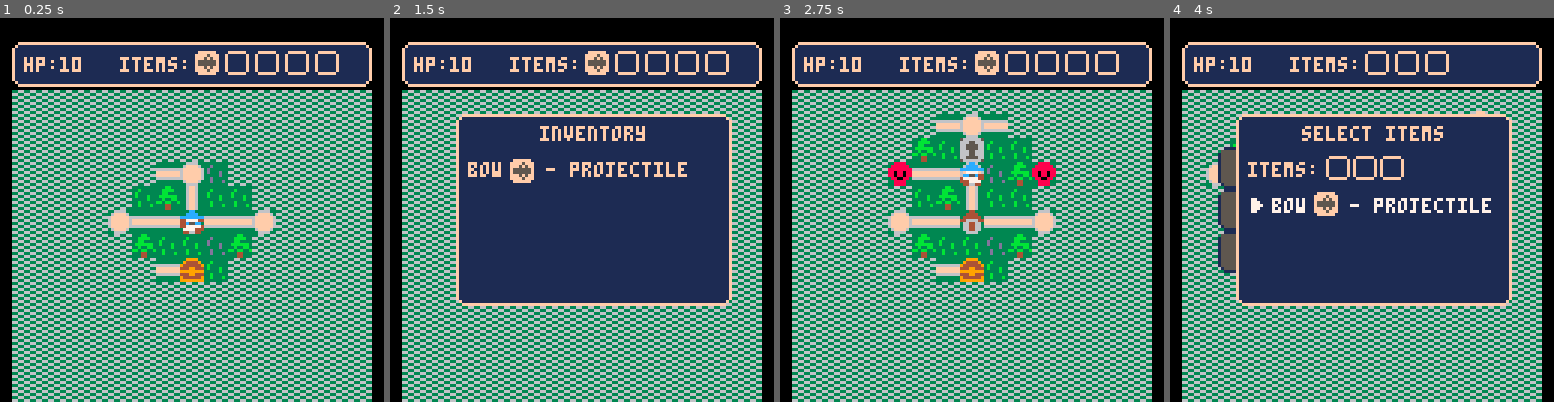
Above: before the commit, frames 1-4 (left to right).
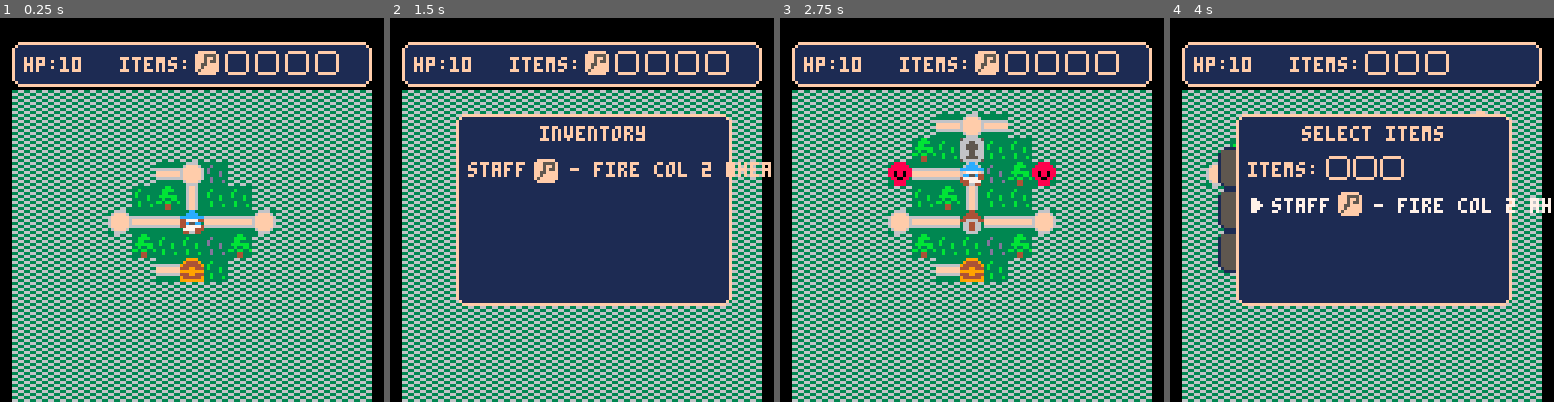
Above: after the commit, the same moments.

Repository: AddisonMink/tumberts-quest-p8
Game: PICO-8 cartridge wip.p8
The game is run twice, just before and just after one commit, with the same random seed, the same clock (stepped at 60 frames per second) and the same inputs.
Inputs:
- Up to frame 1 (0.25 s): no input
- Up to frame 2 (1.5 s): tap X (X key) at 0.33, 1.07 s; tap O (Z key) at 0.7 s
- Up to frame 3 (2.75 s): hold Right 1.6-2.1 s; tap O (Z key) at 1.7, 2.1, 2.5 s; tap X (X key) at 1.85 s; hold Up 2.15-2.42 s; hold Right from 2.47 s (still down)
- Up to frame 4 (4 s): tap O (Z key) at 2.9, 3.3, 3.7 s; tap X (X key) at 2.97 s; release Right at 3.03 s; hold Left 3.08-3.58 s; hold Down 3.63-3.97 s

The runs differ from the first frame. In frame 1, 0.1% of the frame differs, in the area x 51-57%, y 9-15%; in frame 2, 1.6%, in the area x 20-100%, y 9-43%; in frame 3, 0.1%; in frame 4, 1.4%.

Commit message:
add staff item.

Diff:
--- a/item.lua
+++ b/item.lua
@@ -23,5 +23,18 @@
     end
   }
 
+  me.staff = {
+    name = "staff",
+    desc = "fire col 2 ahead",
+    icon = 53,
+    lock = 1,
+    exec = function(entities, col, row)
+      if col + 3 > 6 then return end
+      for r = 1, 3, 1 do
+        add_fire_trap(entities, col + 3, r, "enemy")
+      end
+    end
+  }
+
   return me
 end
--- a/wip.p8
+++ b/wip.p8
@@ -22,7 +22,7 @@
 battle_util = battle_util_module()
 items = item_module()
 
-inventory = { items.bow }
+inventory = { items.staff }
 
 treasures = {
   [7 .. "," .. 7] = items[2]
@@ -77,14 +77,14 @@
 f000000ff555ffff336ff63333d5dd3338800883366446630ccccc3333ccccc000000cc3333ccccc0007000070000700000f0f888f8ff000000f888f8ff00000
 f000000ff55f5fff336ff6333dd5dd3333888833366446630000cccccccc000000ccccccccccc000000700007000070000f0ffff0f80f00000ffff0f80f00000
 0ffffff00ffffff0336ff633dd3dd3dd338888333366663300000777707000000000007777070000000700007000070000f0ff0ffffff00000ff0ffffff00000
-0ffffff0336666333333333333333333336633660000000000000cccc70000000c03300cc7770000000700007000070000f0fff0ffff444000fff0ffff000000
-ffff5fff36ffff633333333333d333336633663300000000000cc0000cc000000c0337000cc00000000700007000070000000fff44440044000fff4444ff0000
-fff5f5ff6ffffff6666666663d333333336633660000000000cc0330770330000c033777777733300007000070000700000000444440fff4ff04444444fff000
-f555555f6ffffff6ffffffff3d333d3366336633000000000cc03337777030000cc007777777333000070000700007000000ff444440fff4fff4444444fff000
-f555555f6ffffff6ffffffff33333d3333663366000000000cc00337777000000ccc0777777700000007000070000700000ffff44440fff4ffff4444444ff000
-fff5f5ff6ffffff66666666633d3333366336633000000000cc037777703000000c03077777330000000000070000000000ffff444444ff40000444444400000
-ffff5fff36ffff633333333333d333d333663366000000000c033330003330000000330000333300000000000000000000000fff44ff4440000ff444ff400000
-0ffffff033666633333333333333333366336633000000000000000000000000000000000000000000000000000000000000000000fffff0fffff000fffff000
+0ffffff0336666333333333333333333336633660ffffff000000cccc70000000c03300cc7770000000700007000070000f0fff0ffff444000fff0ffff000000
+ffff5fff36ffff633333333333d3333366336633fff5555f000cc0000cc000000c0337000cc00000000700007000070000000fff44440044000fff4444ff0000
+fff5f5ff6ffffff6666666663d33333333663366fff5ff5f00cc0330770330000c033777777733300007000070000700000000444440fff4ff04444444fff000
+f555555f6ffffff6ffffffff3d333d3366336633fff5f55f0cc03337777030000cc007777777333000070000700007000000ff444440fff4fff4444444fff000
+f555555f6ffffff6ffffffff33333d3333663366ff55ffff0cc00337777000000ccc0777777700000007000070000700000ffff44440fff4ffff4444444ff000
+fff5f5ff6ffffff66666666633d3333366336633ff5fffff0cc037777703000000c03077777330000000000070000000000ffff444444ff40000444444400000
+ffff5fff36ffff633333333333d333d333663366f5ffffff0c033330003330000000330000333300000000000000000000000fff44ff4440000ff444ff400000
+0ffffff0336666333333333333333333663366330ffffff00000000000000000000000000000000000000000000000000000000000fffff0fffff000fffff000
 00000000000000000000000000000000000a090a0000000000000000000000000000000000000000000000000000000000000000000000000000000000000000
 000000000044000000000000000000000000090090900a0000000000000000000000000000000000000000000000000000000000000000000000000000000000
 00440000004440007700000000007000000099900990000000000000000000000000000000000000000000000000000000000000000000000000000000000000
--- a/witch.lua
+++ b/witch.lua
@@ -20,7 +20,8 @@
     sprite = sprite:mk(98, "big", 0, -6),
     hitbox = "enemy",
     hp = 3,
-    invincible = { t = 0 }
+    invincible = { t = 0 },
+    reward = items.staff
   }
 
   function me:update(enemy_col, player)
@@ -65,7 +66,7 @@
       state = 2
       timer.t = dur / 2
       for r = 1, 3, 1 do
-        add_fire_trap(entities, trap_col, r)
+        add_fire_trap(entities, trap_col, r, "player")
       end
     elseif state == 2 and tick(timer) then
       del(entities, me)
@@ -75,7 +76,7 @@
   add(entities, me)
 end
 
-function add_fire_trap(entities, col, row)
+function add_fire_trap(entities, col, row, hurtbox)
   local start_dur = 0.5
   local burn_dur = 1.0
   local timer = { t = start_dur }
@@ -91,7 +92,7 @@
     if state == "start" and tick(timer) then
       state = "burn"
       timer.t = burn_dur
-      me.hurtbox = "player"
+      me.hurtbox = hurtbox
     elseif state == "burn" then
       me.sprite.id = flr(time() / 0.2) % 2 == 0 and 68 or 84
       if tick(timer) then del(entities, me) end
